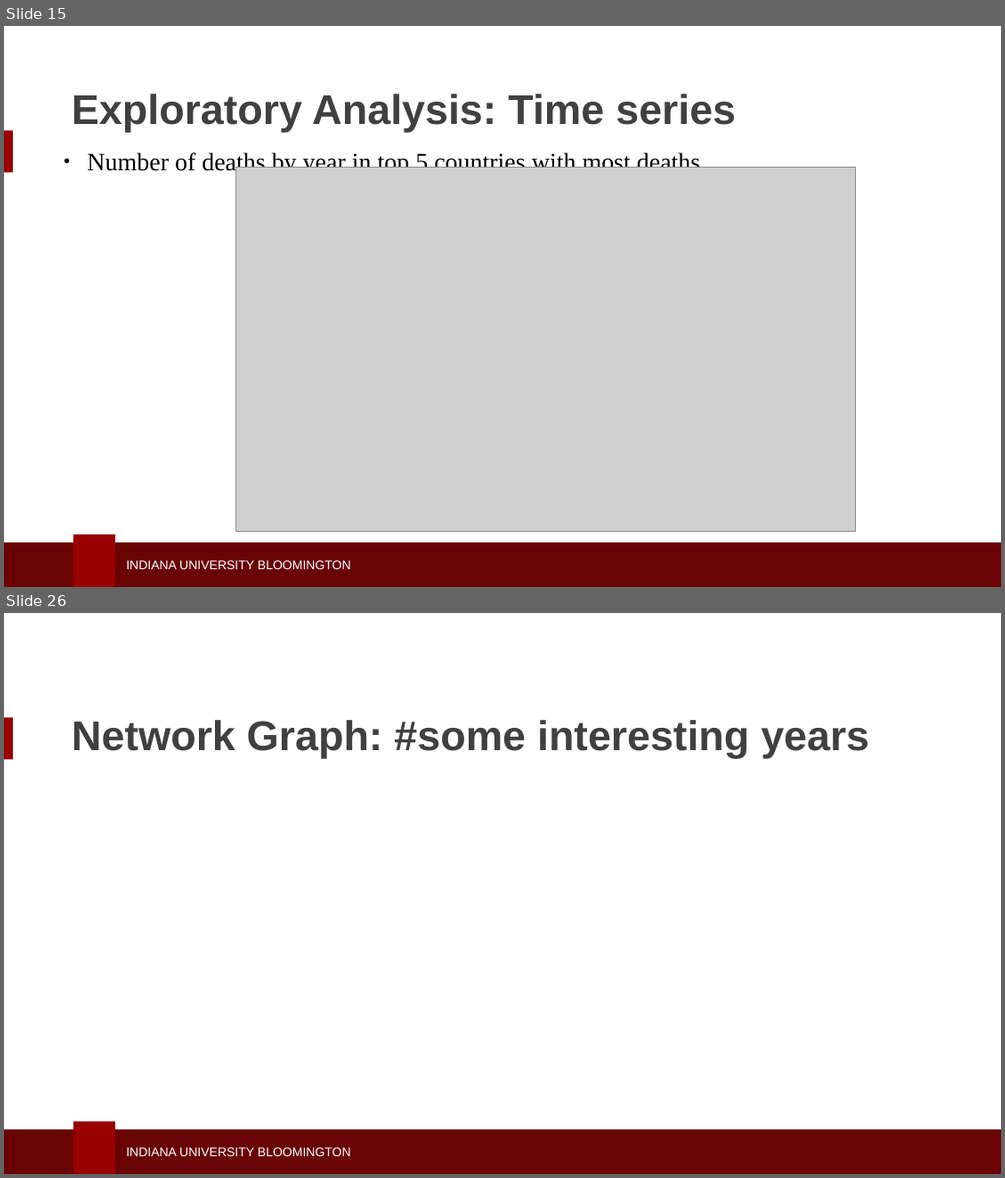
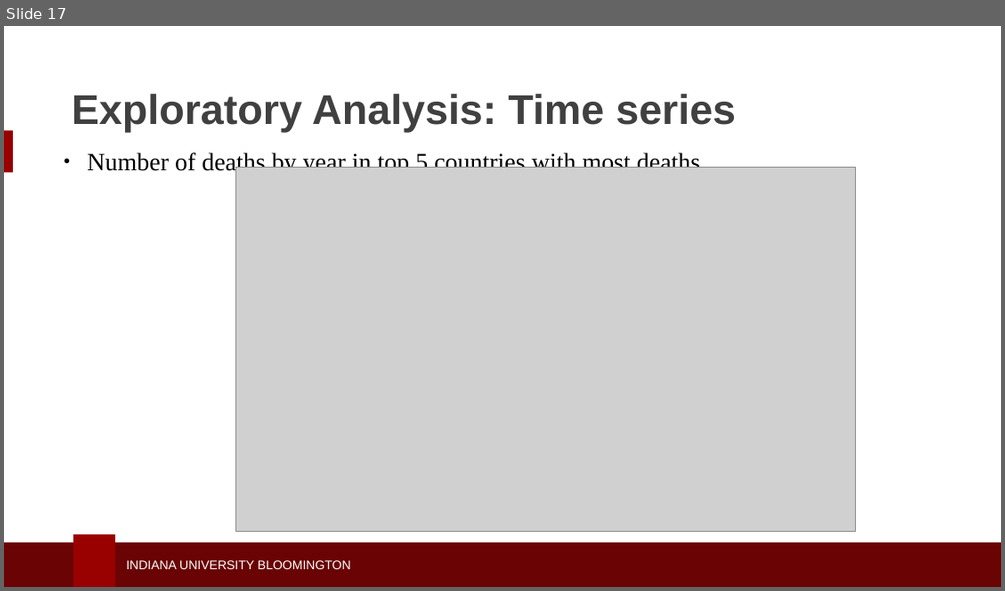
Before and after one commit to seashiva94/data_viz_project, a slide deck: dviz_ppt.pptx. Shown one above the other, each under a label of ours: slides 15 and 26 before the commit, slide 17 after it; the slides between them are not shown. The pictures are 1005x1178 and 1005x591 pixels, drawn with LibreOffice and Linux fonts; fonts in the diff are those of the drawing; grey boxes stand for pictures; background and template pictures are left out. Boxes give left, top, right and bottom in pixels: in the first picture for what was removed or moved away, otherwise in the second. Text is boxed around its words. In the diff, an @@ line names an element or a change of style, - is before the commit and + after.

```diff
--- a/dviz_ppt.pptx
+++ b/dviz_ppt.pptx
@@ slide 26 removed at <box>4,613,1001,1174</box>, background #FFFFFF; not listed: 4 template elements that a slide beside it also shows @@
@@ text removed at <box>72,720,869,758</box> @@
-Network Graph: #some interesting years
@@ what was slide 15 is now slide 17 @@
```
Also in this commit, not shown: 12 slides changed, 7 slides added, 5 other slides removed.
